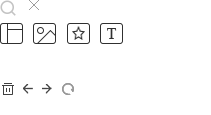
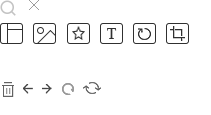
Layer changes from the first 211 x 115 image to the second:
added layer "pngwing.com" above "pngwing.com (1) copy" over [83, 82, 101, 94]
added layer "pngwing.com (1)" above "Layer 61 copy" over [138, 28, 151, 40]
hid "delete-bin-6-line copy 4" over [2, 83, 14, 95]
added layer "Rectangle 10 copy 9" above "Rectangle 10 copy 8" over [166, 23, 189, 44]
added layer "Rectangle 10 copy 8" above "T copy 4" over [133, 23, 156, 44]
added layer "delete-bin-6-line copy 5" above "Layer 4" over [2, 82, 14, 97]
added layer "Layer 4" (27%) above "Layer 3" over [170, 26, 185, 41]
added layer "Layer 3" above "search-line copy 9" over [170, 26, 185, 41]
